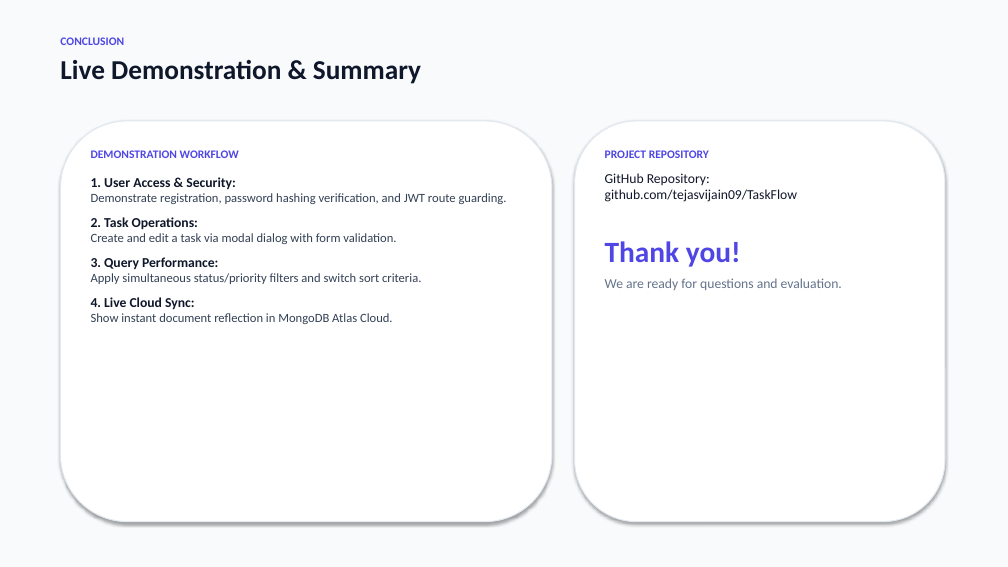
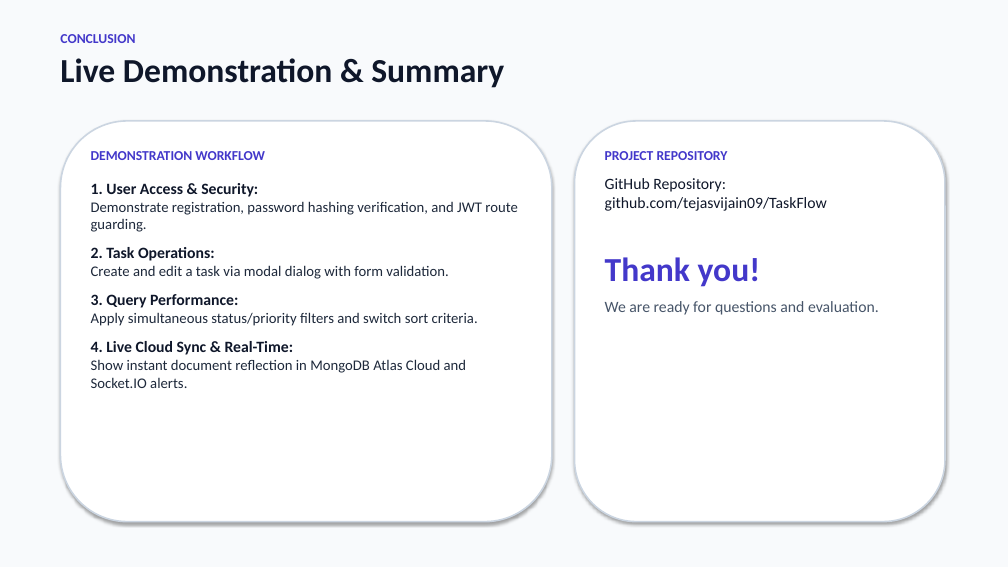
Before and after one commit to tejasvijain09/TaskFlow, a slide deck: slide 10 of TaskFlow_Presentation.pptx (slide 9 before the commit). Drawn at 1008x567 pixels with LibreOffice and Linux fonts; fonts in the diff are those of the drawing. Boxes give left, top, right and bottom in pixels: in the first picture for what was removed or moved away, otherwise in the second. Text is boxed around its words. In the diff, an @@ line names an element or a change of style, - is before the commit and + after.

```diff
--- a/TaskFlow_Presentation.pptx
+++ b/TaskFlow_Presentation.pptx
@@ text "CONCLUSION" at (x1=60, y1=34, x2=504, y2=88): size 11 to 13 pt, text colour #4F46E5 to #4338CA in "CONCLUSION"; size 26 to 32 pt in "Live Demonstration & Summary"; less space between paragraphs @@
@@ rounded rectangle at (x1=60, y1=121, x2=552, y2=522): outline #E2E8F0 1 pt to #CBD5E1 1.5 pt @@
@@ rounded rectangle at (x1=575, y1=121, x2=945, y2=522): outline #E2E8F0 1 pt to #CBD5E1 1.5 pt @@
@@ text "PROJECT REPOSITORY" at (x1=605, y1=151, x2=879, y2=315): size 11 to 13 pt in "PROJECT REPOSITORY"; text colour #4F46E5 to #4338CA in "PROJECT REPOSITORY", "Thank you!"; size 13 to 15 pt in "GitHub Repository: github.com/tejasvijain09/TaskFlow", "We are ready for questions and evaluation."; size 28 to 32 pt in "Thank you!"; text colour #64748B to #475569 in "We are ready for questions and evaluation."; more space between paragraphs @@
@@ text at (x1=91, y1=151, x2=478, y2=326): size 11 to 13 pt, text colour #4F46E5 to #4338CA in "DEMONSTRATION WORKFLOW"; size 13 to 15 pt in "1. User Access & Security:", "2. Task Operations:", "3. Query Performance:"; size 12 to 14 pt, text colour #334155 to #1E293B in "Demonstrate registration, password hashing verification, and ...", "Create and edit a task via modal ...", "Apply simultaneous status/priority filters and switch sort ..."; more space between paragraphs @@
@@ text at (x1=91, y1=341, x2=467, y2=388): text changed; size 12 to 14 pt; text colour #334155 to #1E293B @@
-4. Live Cloud Sync:
-Show instant document reflection in MongoDB Atlas Cloud.
+4. Live Cloud Sync & Real-Time:
+Show instant document reflection in MongoDB Atlas Cloud and Socket.IO alerts.
```
Also in this commit, not shown: 8 other slides changed, 1 slide added, 2 other files.
